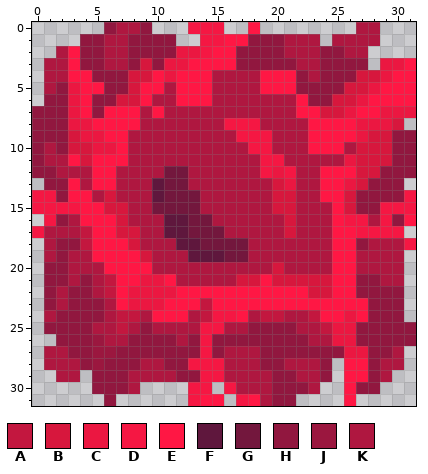
Two states of a pixel-art sprite, sprites/blocks/power/flesh-panel.png. Above: the version before the commit.
The file is 32x32 pixels.
Palette (. is transparent): A #c3173f  B #d7173d  C #eb1741  D #f51743  E #ff1744  F #5f173d  G #73173d  H #91173f  J #9b173f  K #af1740
Pixels before, first column x 0:
 0 ......HKKH...DDD..E........KK...
 1 ....HHKKHHHH..DDEEHHHKKK.KKKK...
 2 ..KEHHKKHHHHCCDEEHHHHKKKHHKK....
 3 .KKEHHKKHBHCCEEEEHHHHHKKHHHH.CCE
 4 .KKEEHHHBBECEEEKKKKEEEHKHHHBBCEE
 5 .KHCEEHHBEEKEEEKKKKEEEHHHHBBCEEE
 6 .HHCEHHBBEKKEEEKKKKKKKEHHBBCEEEE
 7 HHHCEHEEEKEKKKKKKKKKKKEEBBCEECCC
 8 HHHCCEEEEKKKKKKKDDDKKKKEEEECCCB.
 9 HHHBCCEEKKKKKKKKKDDDKKKEEEECBBHH
10 HKHBBCCEKKKKKKKKKKDDKKKEEEKBBBHH
11 HKKEBEEEKKKKKKKKKKKDDKKKKKCBBBHH
12 HHKKKEEKKKKGGKKKKKKDCDKKEEEBBHHH
13 .HHEKEEKKKFGGKKKKKKKBCKKEECBHHH.
14 DDHEEKBKKKFGGGKKKKKKBBKKEEBHHHHD
15 DDDDEEBBKKGGGGKKKKKKBBKKKEBHHDDD
16 .DHKEEEBKKKFFGGKKKKKKBKKKEDDKDHE
17 DKKKAEEBBKKFFGGGKKKKKBKKKEEDDDD.
18 .KHHAEEEBKKKFFGGGGKKKKKKKEEHKKKD
19 .KHKKEEEEBKKKFFFGGKKKKKKKEEKKKK.
20 .HHKKKEEEEKKKKKKKKKKBKKKKEEKKKK.
21 .HHKHKAEECCEKKKKKBBEBBBBBEEHHKK.
22 .HKHHKAECCCCEEEEEEEEEEEBBEEHHHH.
23 .HKHHHKECCCEEEAEEEEEEEEEEEEEHHH.
24 .KHHHHKAAKEEEKADDEKAAKKAEECEHHH.
25 .HHHHKKAKHKKKKDDKKHHHHKKACCHHHHH
26 ..HHHJKKHHHHKHDHHHHHHHHKKCCHHHHH
27 .KKHHJJHHHHHHHDHKKKHHHHHHHCCHHK.
28 .KKKHJHHHKKHHDDDKKKHHKKKH.EEHKK.
29 ..KK.HHHKKKKHHDDKKKKHHKKH.EEHK..
30 .....HHHK....DD.DKKKHHHK..EHH...
31 ......H......DEE.DEKHH....E.....
After the commit:
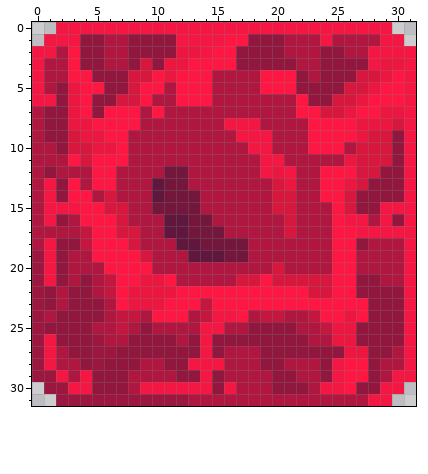
Edits made:
y 0: x 2..12 ....HKKH... -> DDDDDDDDDDD; x 16..29 ..E........KK. -> DDDDDDDDDDDDDD
y 1: x 1..3 ... -> DDD; x 12..13 .. -> DD; x 24 . -> D; x 29..30 .. -> DD
y 2: x 0..1 .. -> DD; x 28..31 .... -> DDDD
y 3: x 0 . -> D; x 28 . -> D; x 31 E -> D
y 4..5: x 0 . -> D; x 31 E -> D
y 6: x 0..1 .H -> DD; x 31 E -> D
y 7: x 0 H -> K; x 31 C -> D
y 8: x 0 H -> K; x 31 . -> D
y 9..12: x 0 H -> K; x 31 H -> D
y 13: x 0..1 .H -> KD; x 31 . -> D
y 14..15: x 0 D -> K
y 16: x 0 . -> K; x 31 E -> D
y 17: x 0 D -> K; x 31 . -> D
y 18: x 0..1 .K -> KD
y 19: x 0..1 .K -> JD; x 31 . -> D
y 20..21: x 0..1 .H -> JD; x 31 . -> D
y 22..24: x 0 . -> J; x 31 . -> D
y 25: x 0 . -> J; x 31 H -> D
y 26: x 0..1 .. -> JD; x 31 H -> D
y 27: x 0..1 .K -> JD; x 31 . -> D
y 28: x 0..1 .K -> JD; x 25 . -> D; x 31 . -> D
y 29: x 0..2 ..K -> JJD; x 4 . -> D; x 15 D -> H; x 25 . -> D; x 30..31 .. -> DD
y 30: x 1..4 .... -> JJDD; x 9..12 .... -> DDDD; x 15 . -> H; x 24..25 .. -> DD; x 29..30 .. -> DD
y 31: x 2..18 ....H......DEE.DE -> JJJJJJJJJJJKKKKKK; x 20..29 HH....E... -> KKKKKKKKDD
Pixel boxes of the changes (left, top, right, bottom) in both pictures:
changed: (32, 22, 416, 406)
